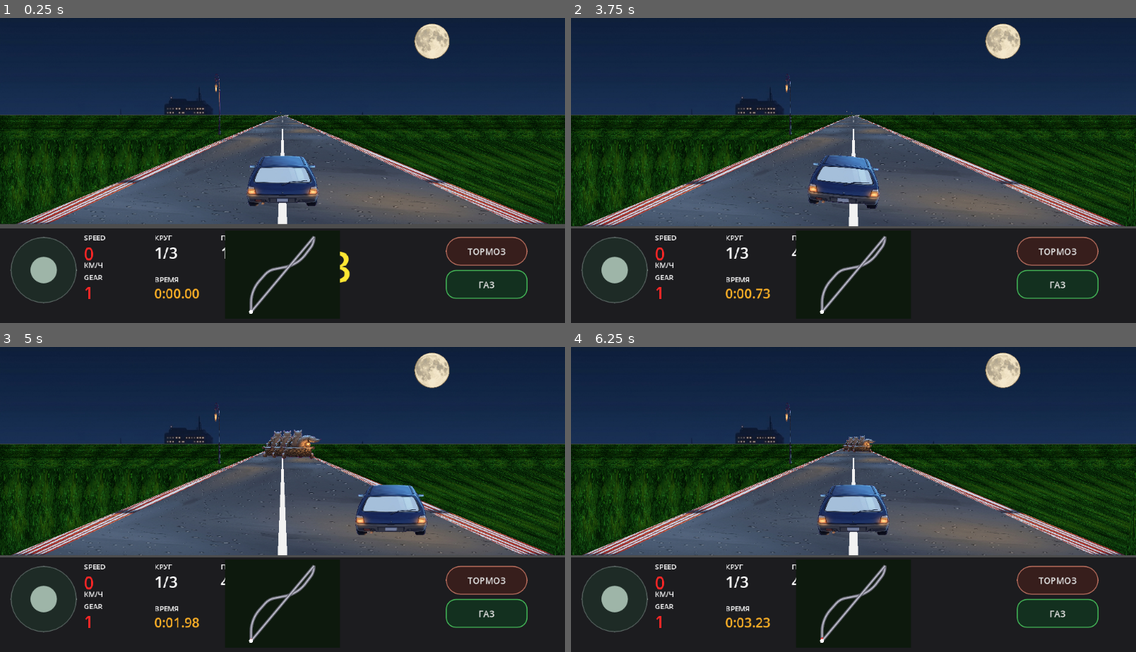
Above: before the commit, frames 1-4 (two rows, left to right).
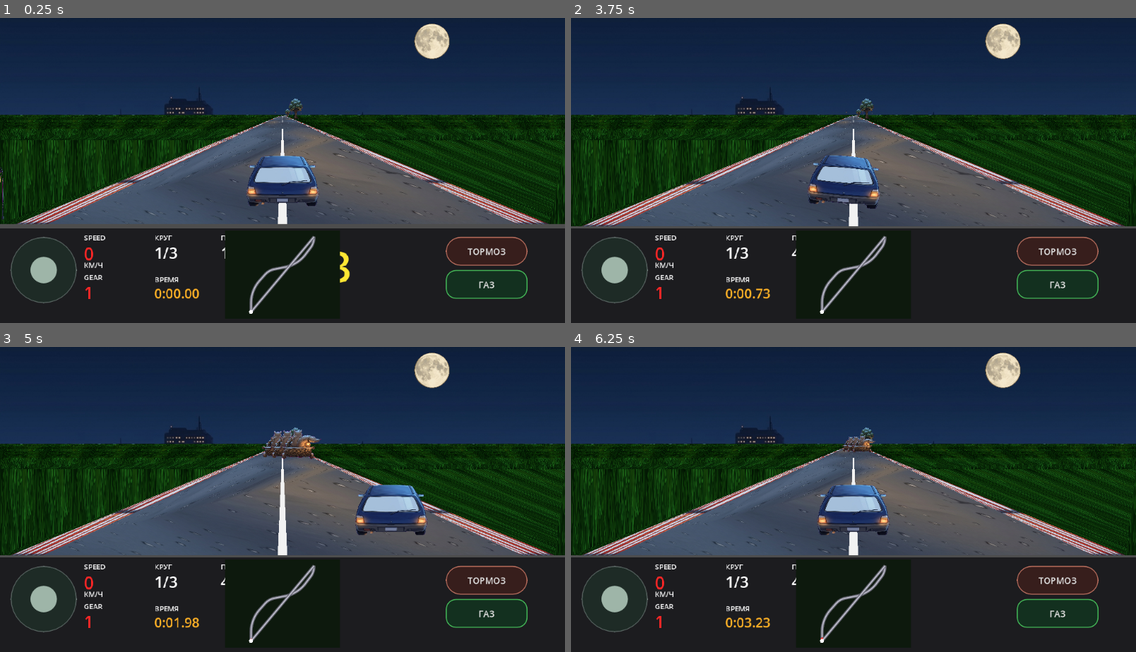
Above: after the commit, the same moments.

Repository: masterofmagic234/Arkon
Game: Godot game, scene res://scenes/level2_pseudo3d.tscn
Two runs of this game, one before a commit and one after it. Both use one fixed random seed, a clock stepped at 60 frames per second and the inputs below. This scene is started directly instead of the project's main scene.
Inputs (mouse positions are in pixels of both pictures, inside the frame that each line leads up to):
- Up to frame 1 (0.25 s): no input
- Up to frame 2 (3.75 s): click "ТОРМОЗ" at 0.5 s; click "ГАЗ" at 1.25 s; tap Enter at 2, 3.5 s; move the mouse to (977, 149) at 2.02 s; hold D (race_right) 2.03-2.75 s; click (977, 149) at 2.17 s; tap Space at 2.75 s; drag from (740, 179) to (825, 228) at 2.77 s; move the mouse to (910, 94) at 3.52 s; hold D (race_right) from 3.53 s (still down)
- Up to frame 3 (5 s): release D (race_right) at 4.25 s; drag from (254, 557) to (113, 444) at 4.27 s
- Up to frame 4 (6.25 s): move the mouse to (1023, 542) at 5.02 s; hold A (race_left) 5.03-5.75 s; drag from (684, 444) to (768, 414) at 5.77 s

The runs differ from the first frame. In frame 1, 7.2% of the frame differs, in the area x 0-100%, y 18-68%; in frame 2, 7.3%, in the area x 0-100%, y 18-69%; in frame 3, 7.2%; in frame 4, 7.2%.

Commit message:
Fix Level 2 ground fill, texture tiling and roadside props

Diff:
--- a/scripts/race_renderer_pseudo3d.gd
+++ b/scripts/race_renderer_pseudo3d.gd
@@ -15,7 +15,7 @@
 const CURVE_SMOOTH_RADIUS: int = 2
 const PLAYER_LATERAL_SCREEN_SCALE: float = 0.42
 const SEGMENT_WORLD_LEN: float = 50.0 / float(VISUAL_SUBDIVISIONS)
-const ASPHALT_UV_PER_SEGMENT: float = 1.25
+const ASPHALT_UV_PER_SEGMENT: float = 0.32
 const ROAD_STEP: int = 2
 
 const COL_SKY_TOP := Color(0.35, 0.55, 1.00)
@@ -220,11 +220,24 @@
             shw[i + 1] = next_scale * ROAD_WORLD_WIDTH * 0.5 * w * ROAD_SCREEN_SCALE
 
 
+    # Paint the ground below the horizon first. The road is drawn afterwards,
+    # so this remains only the visible side field, while also covering the
+    # near-camera projection area where samples collapse onto the same Y.
+    if grass_texture != null:
+        draw_texture_rect(
+            grass_texture,
+            Rect2(0.0, horizon_y, w, h - horizon_y),
+            true,
+            Color(0.78, 0.88, 0.78, 1.0)
+        )
+    else:
+        draw_rect(Rect2(0.0, horizon_y, w, h - horizon_y), COL_GRASS_DARK, true)
+
     # Grass follows the same perspective bands as the old speed simulation.
     # Each side is a trapezoid per road step, so the texture never sits as a
     # flat full-screen overlay on top of the race surface.
-    const GRASS_UV_PER_SEGMENT: float = 0.90
-    const GRASS_UV_ACROSS: float = 4.0
+    const GRASS_UV_PER_SEGMENT: float = 0.18
+    const GRASS_UV_ACROSS: float = 3.0
 
     var gi: int = FAR_SEGMENTS - 2
     while gi >= 0:
@@ -367,12 +380,14 @@
         if ssy[i] > horizon_y + 2.0:
             var road_cx: float = ssx[i]
             var road_half: float = shw[i]
-            var prop_scale: float = clampf(road_half / 70.0, 0.12, 1.8)
+            var prop_scale: float = clampf(road_half / 85.0, 0.10, 1.55)
             var side: float = -1.0 if posmod(sidx[i], 2) == 0 else 1.0
-            # Keep roadside objects just outside the road edge. The old 1.55
-            # multiplier pushed close props outside the viewport as the road
-            # widened toward the camera, making them appear to vanish.
-            var outer_x: float = road_cx + side * road_half * 1.05
+            # Roadside distance is a world-space offset, not a percentage of
+            # road width. This keeps props beside the road as perspective grows.
+            var dz: float = (float(i) / float(VISUAL_SUBDIVISIONS) - clampf(player_car.segment_progress, 0.0, 0.9999)) * RaceLevelData.SEGMENT_HEIGHT + CAMERA_BEHIND
+            dz = maxf(1.0, dz)
+            var prop_screen_offset: float = (CAMERA_DEPTH / dz) * w * 0.18
+            var outer_x: float = road_cx + side * (road_half + prop_screen_offset)
 
             if posmod(sidx[i], 6) == 0 and lamp_texture != null:
                 _draw_billboard(lamp_texture, outer_x, ssy[i], 34.0 * prop_scale, 92.0 * prop_scale)
@@ -380,7 +395,7 @@
                 var tree_tex: Texture2D = pine_texture if (posmod(sidx[i] / 3, 2) == 0 and pine_texture != null) else oak_texture
                 if tree_tex != null:
                     _draw_billboard(tree_tex, outer_x, ssy[i], 110.0 * prop_scale, 150.0 * prop_scale)
-        i -= 8
+        i -= 6
 
 func _draw_ai_cars(w: float, h: float, horizon_y: float) -> void:
     if player_car == null:
